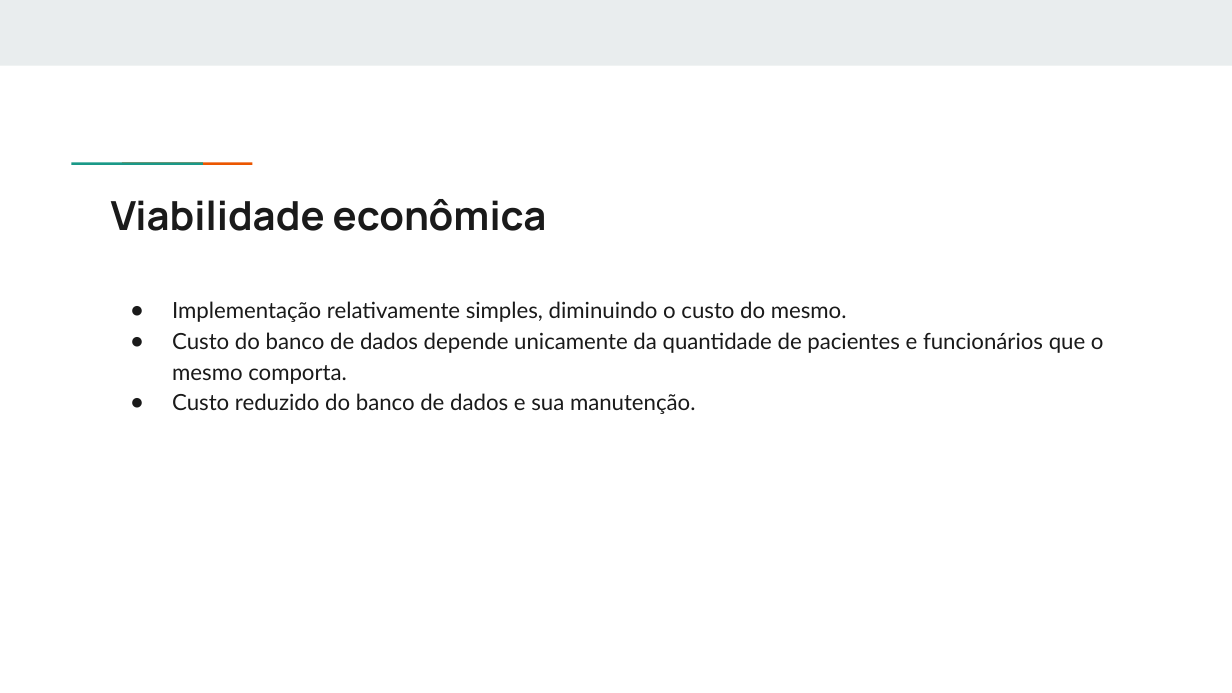
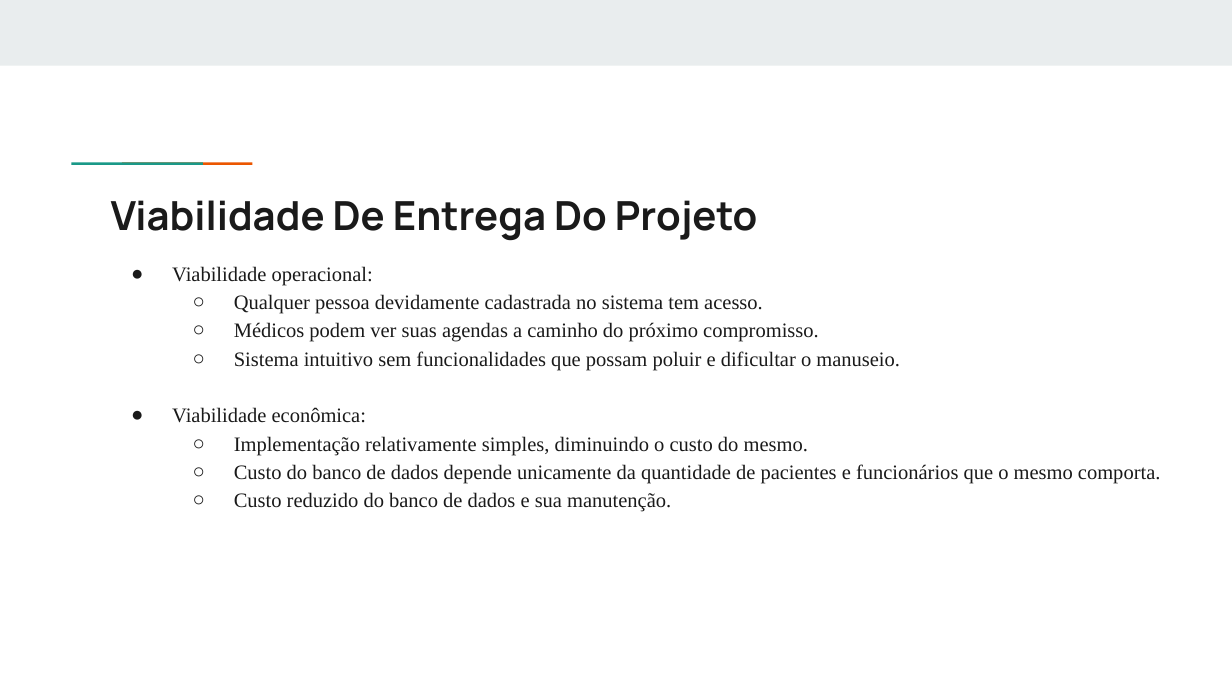
Before and after one commit to MaxCosta0/modelagem-de-software, a slide deck: slide 4 of Apresentacao SGH.pptx (slide 6 before the commit). Drawn at 1232x693 pixels with LibreOffice and Linux fonts; fonts in the diff are those of the drawing. Boxes give left, top, right and bottom in pixels: in the first picture for what was removed or moved away, otherwise in the second. Text is boxed around its words. In the diff, an @@ line names an element or a change of style, - is before the commit and + after.

```diff
--- a/Apresentacao SGH.pptx
+++ b/Apresentacao SGH.pptx
@@ title at box(111, 200, 758, 241): text changed @@
-Viabilidade econômica
+Viabilidade De Entrega Do Projeto
@@ text "Viabilidade operacional:": place and size @@
-text "Viabilidade operacional:" at box(172, 301, 1104, 414)
+text "Viabilidade operacional:" at box(172, 266, 1160, 512)
@@ text at box(172, 266, 900, 423): paragraphs added @@
+● Viabilidade operacional:
+  ○ Qualquer pessoa devidamente cadastrada no sistema tem acesso.
+  ○ Médicos podem ver suas agendas a caminho do próximo compromisso.
+  ○ Sistema intuitivo sem funcionalidades que possam poluir e dificultar o manuseio.
+● Viabilidade econômica:
@@ text at box(234, 436, 1160, 512): size 13 to 12 pt, font Lato to Times New Roman in "Implementação relativamente simples, diminuindo o custo do ...", "Custo do banco de dados depende unicamente ...", "Custo reduzido do banco de dados e ..."; bullet ● to ○; list level 1 to 2 in "Implementação relativamente simples, diminuindo o ..."; list level 1 to 2 in "Custo do banco de dados ..."; list level 1 to 2 in "Custo reduzido do banco de ..." @@
```
Also in this commit, not shown: 2 other slides changed, 2 slides added, 3 slides removed, 2 other files.
